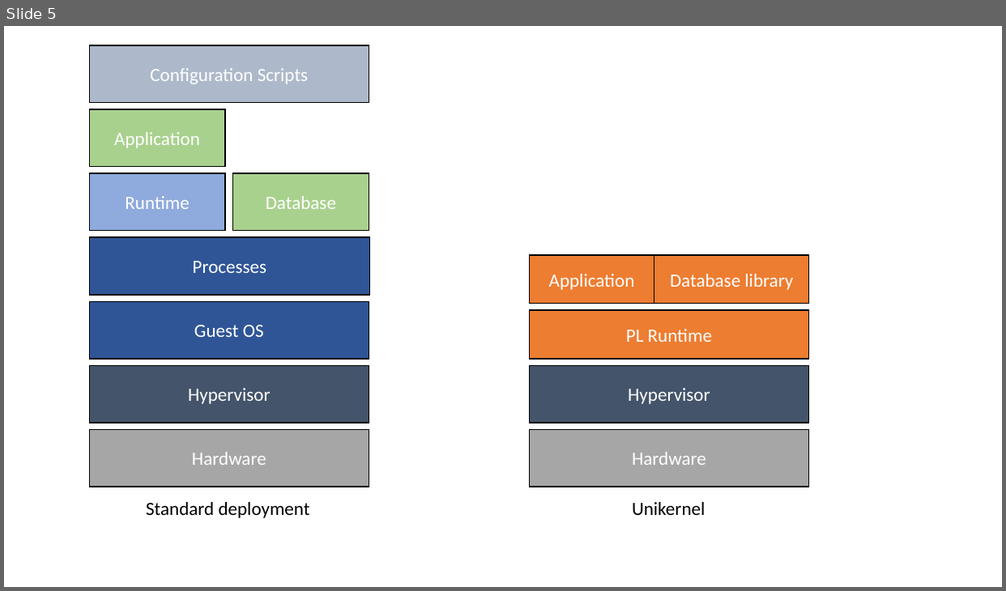
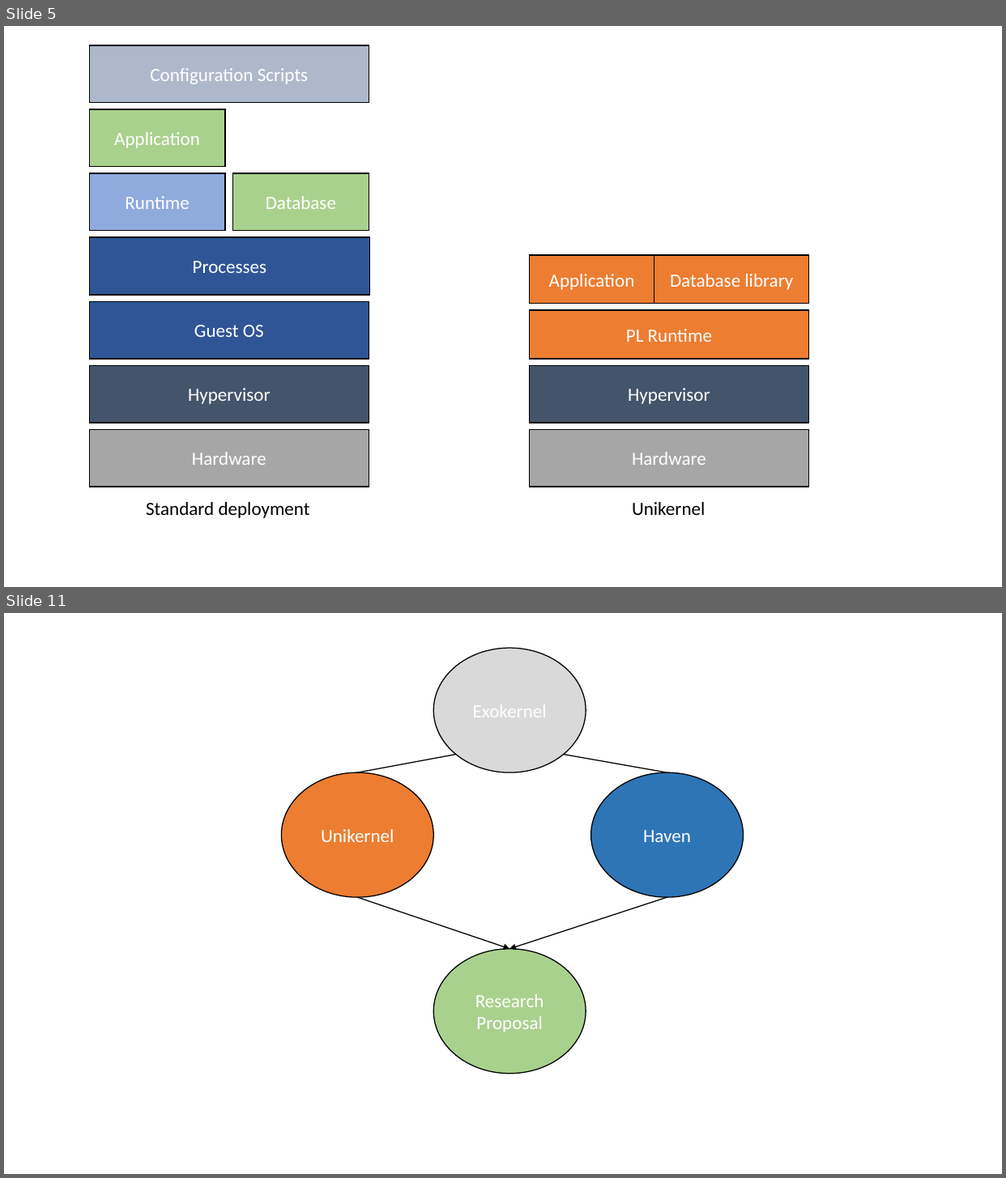
Before and after one commit to aghosn/CandidacyPresentation, a slide deck: old/Figures/figExo.pptx. Shown one above the other, each under a label of ours: slide 5 before the commit, slides 5 and 11 after it; the slides between them are not shown. The pictures are 1006x591 and 1006x1178 pixels, drawn with LibreOffice and Linux fonts; fonts in the diff are those of the drawing. Boxes give left, top, right and bottom in pixels: in the first picture for what was removed or moved away, otherwise in the second. Text is boxed around its words. In the diff, an @@ line names an element or a change of style, - is before the commit and + after.

```diff
--- a/old/Figures/figExo.pptx
+++ b/old/Figures/figExo.pptx
@@ slide 11 added at [4, 613, 1002, 1174], background #FFFFFF @@
@@ ellipse added at [434, 648, 586, 773], fill #D9D9D9, outline #000000 1 pt, 18 pt, text #FFFFFF @@
+Exokernel
@@ line added from (357, 773) to (456, 755), #000000 1 pt @@
@@ line added from (563, 755) to (667, 773), #000000 1 pt @@
@@ ellipse added at [282, 773, 434, 897], fill #ED7D31, outline #000000 1 pt, 18 pt, text #FFFFFF @@
+Unikernel
@@ ellipse added at [591, 773, 743, 897], fill #2E75B6, outline #000000 1 pt, 18 pt, text #FFFFFF @@
+Haven
@@ arrow added from (357, 897) to (510, 949), #000000 1 pt @@
@@ arrow added from (667, 897) to (510, 949), #000000 1 pt @@
@@ ellipse added at [434, 949, 586, 1074], fill #A9D18E, outline #000000 1 pt, 18 pt, text #FFFFFF @@
+Research Proposal
```
Also in this commit, not shown: 5 other slides added, 9 other files.
